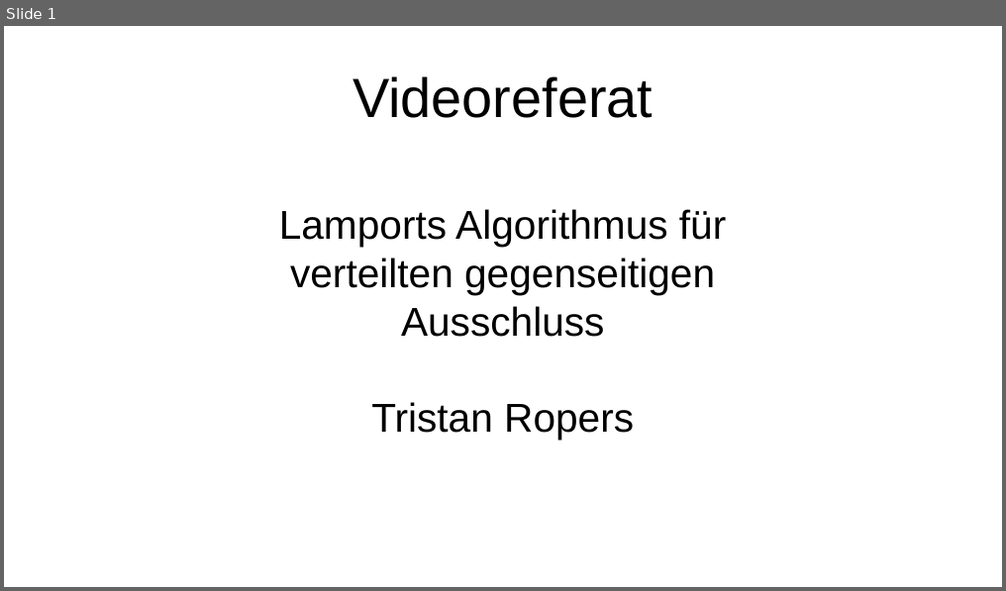
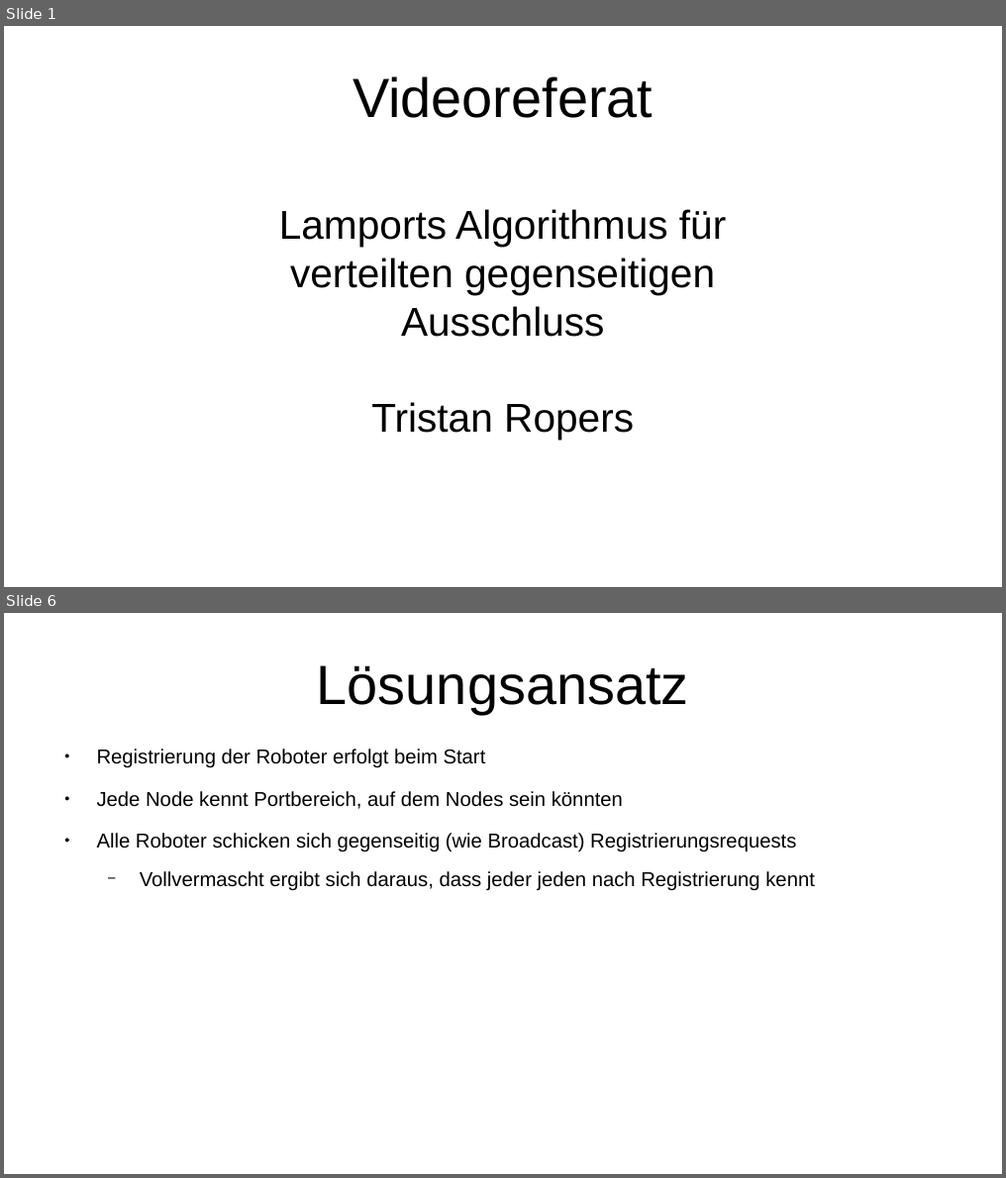
Before and after one commit to tropers/vs-wise202021-ausarbeitung, a slide deck: presentation/presentation.odp. Shown one above the other, each under a label of ours: slide 1 before the commit, slides 1 and 6 after it; the slides between them are not shown. The pictures are 1006x591 and 1006x1178 pixels, drawn with LibreOffice and Linux fonts; fonts in the diff are those of the drawing. Boxes give left, top, right and bottom in pixels: in the first picture for what was removed or moved away, otherwise in the second. Text is boxed around its words. In the diff, an @@ line names an element or a change of style, - is before the commit and + after.

```diff
--- a/presentation/presentation.odp
+++ b/presentation/presentation.odp
@@ slide 6 added at [4, 613, 1002, 1174], background #FFFFFF @@
@@ title added at [317, 665, 689, 714], 44 pt, text #000000 @@
+Lösungsansatz
@@ text added at [97, 749, 815, 891], 16 pt, text #000000 @@
+● Registrierung der Roboter erfolgt beim Start
+● Jede Node kennt Portbereich, auf dem Nodes sein könnten
+● Alle Roboter schicken sich gegenseitig (wie Broadcast) Registrierungsrequests
+  − Vollvermascht ergibt sich daraus, dass jeder jeden nach Registrierung kennt
```
Also in this commit, not shown: 13 other slides added, 1 slide removed, 9 other files.
